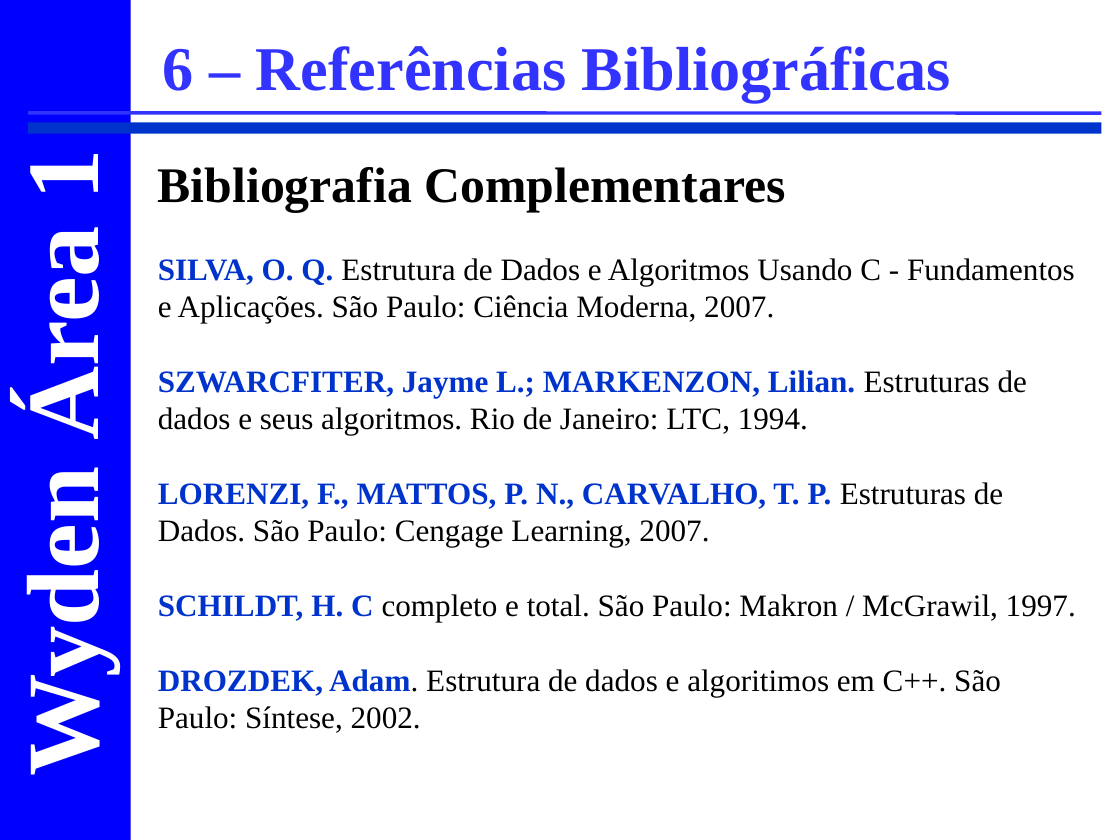
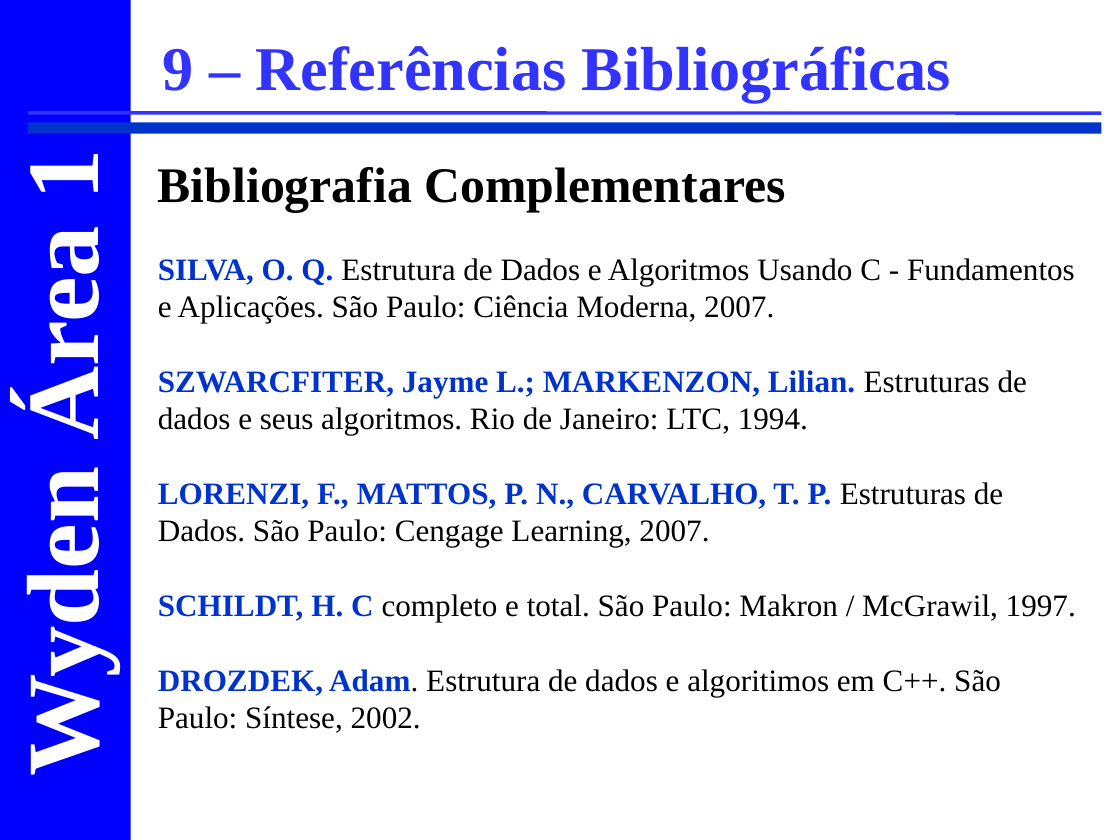
Before and after one commit to CloudEducationBrazil/WydenEstruturaDados, a slide deck: slide 22 of 00 Lesson Plan/Apresentação e Ementa Estrutura de Dados.ppt (slide 17 before the commit). Drawn at 1120x840 pixels with LibreOffice and Linux fonts; fonts in the diff are those of the drawing; background and template pictures are left out. Boxes give left, top, right and bottom in pixels: in the first picture for what was removed or moved away, otherwise in the second. Text is boxed around its words. In the diff, an @@ line names an element or a change of style, - is before the commit and + after.

```diff
--- a/00 Lesson Plan/Apresentação e Ementa Estrutura de Dados.ppt
+++ b/00 Lesson Plan/Apresentação e Ementa Estrutura de Dados.ppt
@@ text at (163, 46, 951, 102): text changed @@
-6 – Referências Bibliográficas
+9 – Referências Bibliográficas
```
Also in this commit, not shown: 3 other slides changed, 6 slides added, 1 slide removed.
